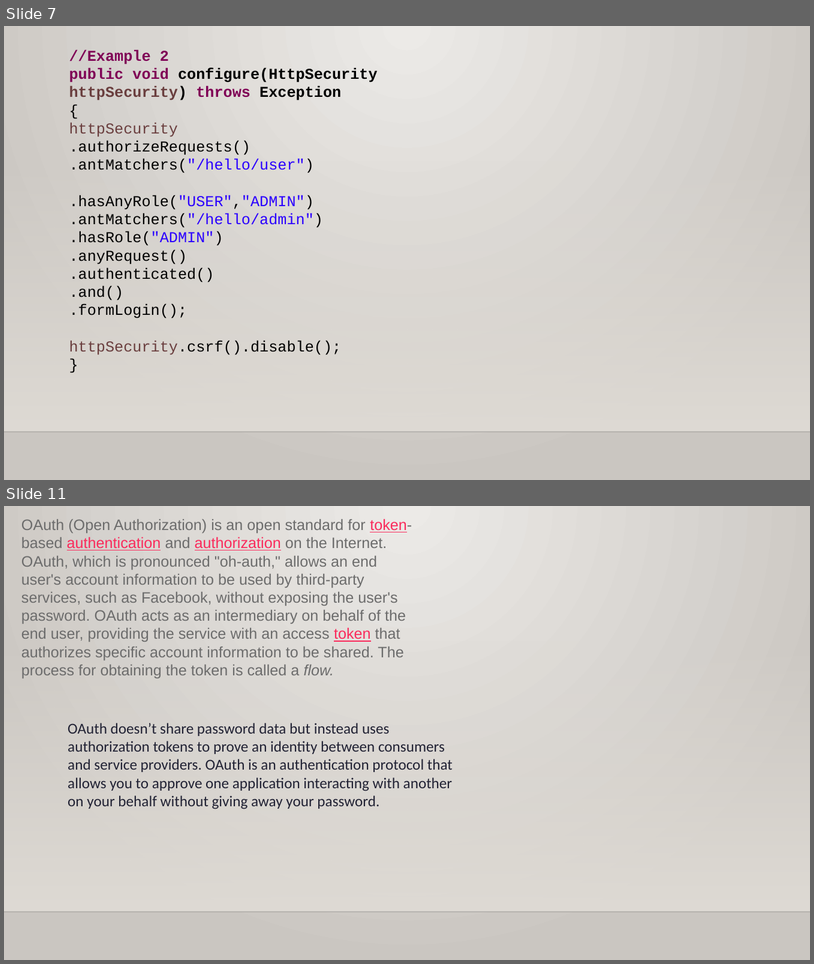
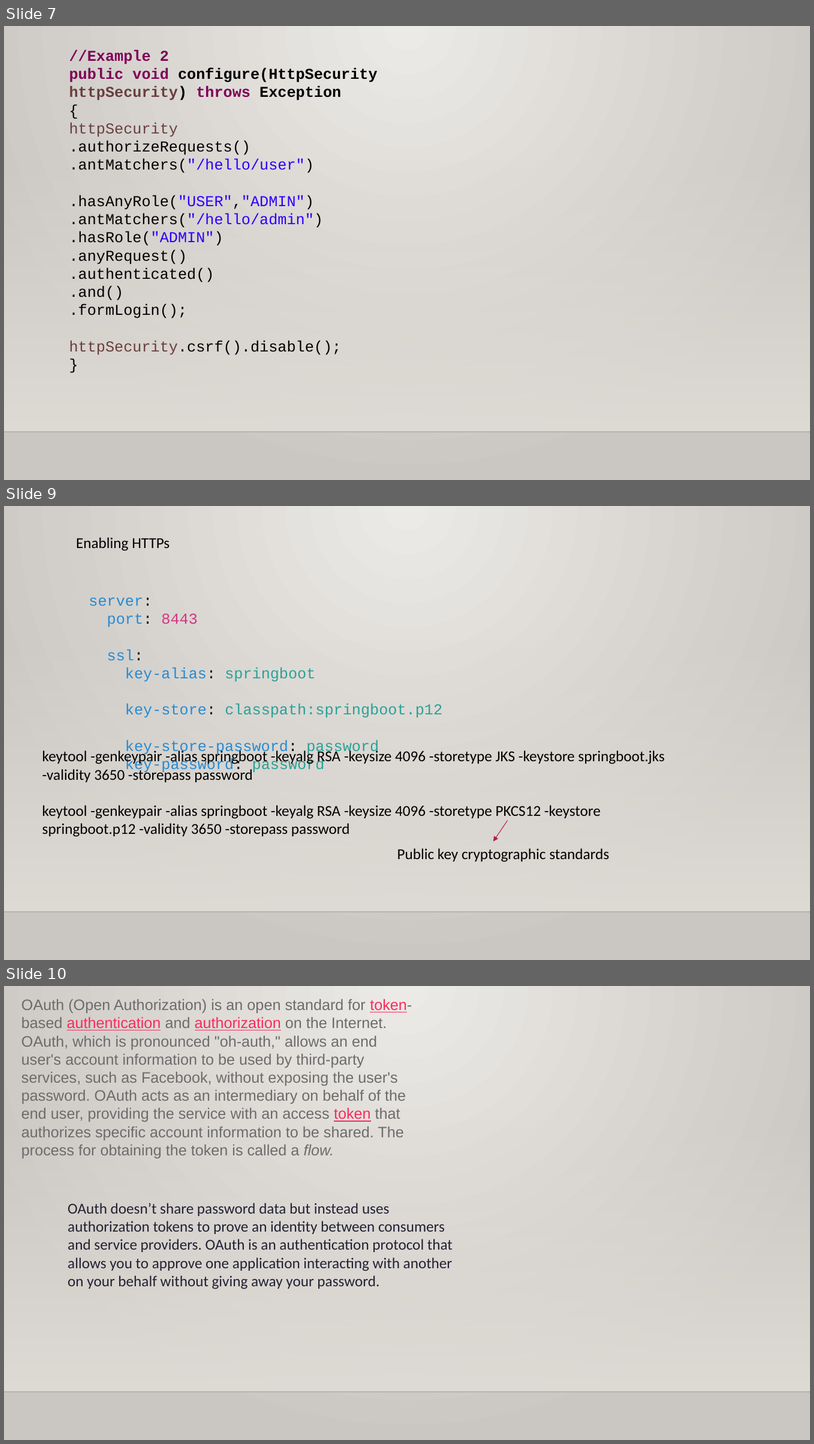
Before and after one commit to ashish-mailid/Java_Spring_Training, a slide deck: spring_Boot_ppts/SpringBoot Security.pptx. Shown one above the other, each under a label of ours: slides 7 and 11 before the commit, slides 7, 9 and 10 after it; the slides between them are not shown. The pictures are 814x964 and 814x1444 pixels, drawn with LibreOffice and Linux fonts; fonts in the diff are those of the drawing; background and template pictures are left out. Boxes give left, top, right and bottom in pixels: in the first picture for what was removed or moved away, otherwise in the second. Text is boxed around its words. In the diff, an @@ line names an element or a change of style, - is before the commit and + after.

Commit message:
added spring security

```diff
--- a/spring_Boot_ppts/SpringBoot Security.pptx
+++ b/spring_Boot_ppts/SpringBoot Security.pptx
@@ slide 9 added at [4, 506, 810, 960], background gradient #ECEAE7 to #CAC7C1; not listed: 2 template elements that a slide beside it also shows @@
@@ text added at [76, 537, 170, 551], 18 pt, text #000000 @@
+Enabling HTTPs
@@ text added at [89, 597, 443, 774], 18 pt, text #268BD2 @@
+server:
+port: 8443
+ssl:
+key-alias: springboot
+key-store: classpath:springboot.p12
+key-store-password: password
+key-password: password
@@ text added at [42, 749, 665, 837], 18 pt, text #000000 @@
+keytool -genkeypair -alias springboot -keyalg RSA -keysize 4096 -storetype JKS -keystore springboot.jks -validity 3650 -storepass password
+keytool -genkeypair -alias springboot -keyalg RSA -keysize 4096 -storetype PKCS12 -keystore springboot.p12 -validity 3650 -storepass password
@@ arrow added from (508, 820) to (494, 841), #B71E42 0.75 pt @@
@@ text added at [398, 848, 609, 862], 18 pt, text #000000 @@
+Public key cryptographic standards
@@ what was slide 11 is now slide 10 @@
```
Also in this commit, not shown: 1 slide changed, 3 slides removed, 1 other file.
